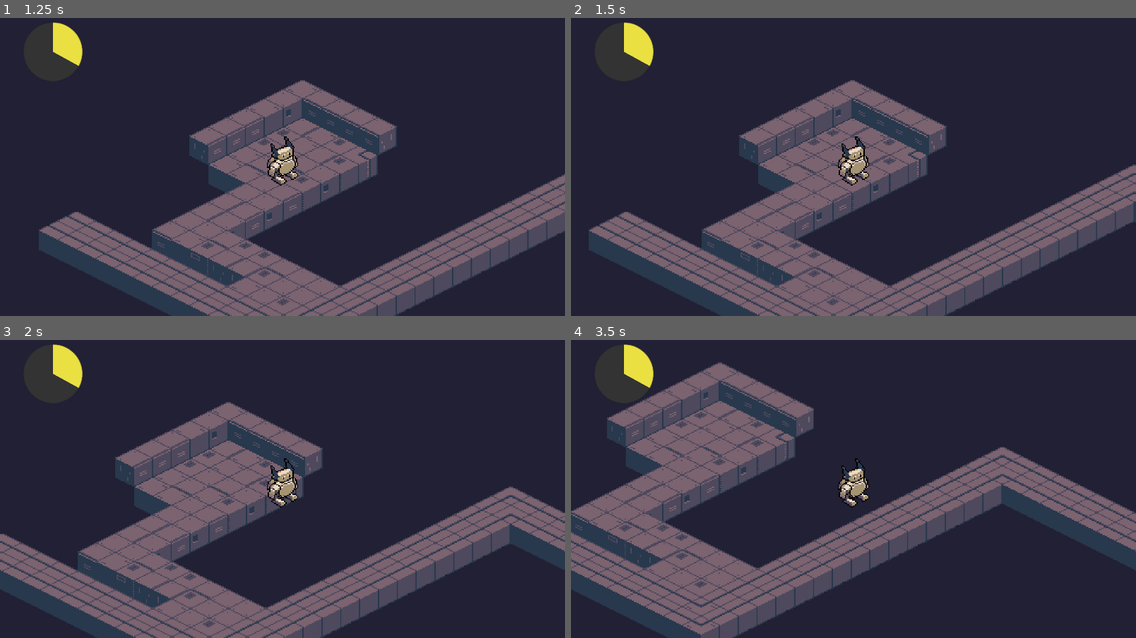
Above: before the commit, frames 1-4 (two rows, left to right).
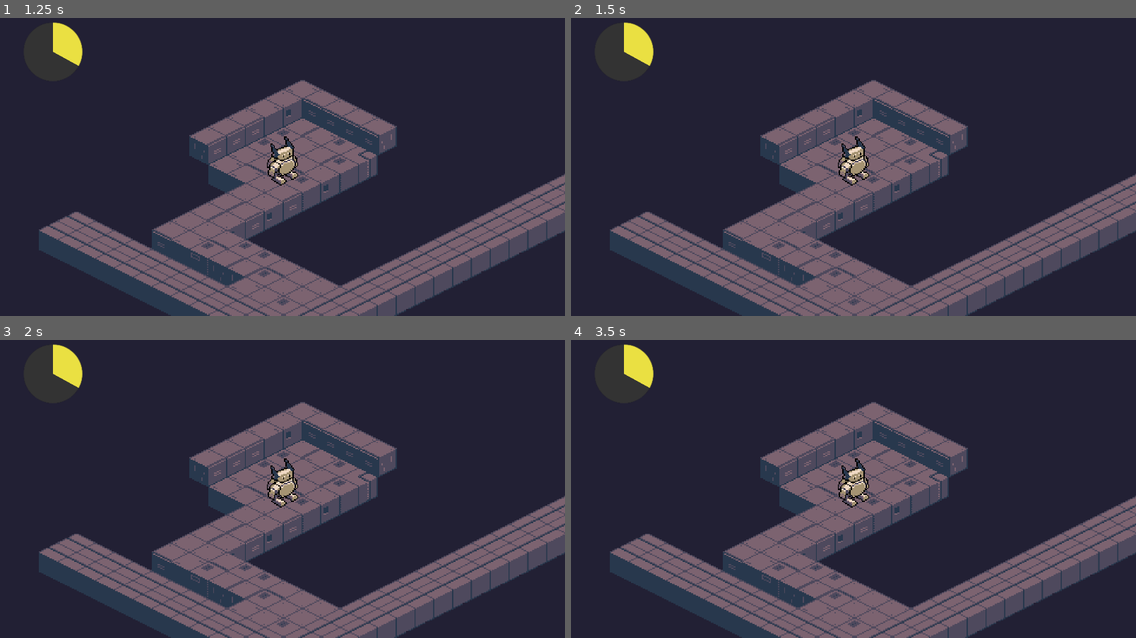
Above: after the commit, the same moments.

Repository: greatbrick0/GMTK-Jam-2026
Game: Godot game, scene res://Scenes/main_menu.tscn
Two runs of this game, one before a commit and one after it. Both use one fixed random seed, a clock stepped at 60 frames per second and the inputs below. Sound files missing from this copy of the repository are replaced by a short silence.
Inputs:
- Up to frame 1 (1.25 s): click "PLAY" at 0.5 s
- Up to frame 2 (1.5 s): tap Enter at 1.25 s; hold D (move_right) from 1.28 s (still down)
- Up to frame 3 (2 s): keep holding D (move_right)
- Up to frame 4 (3.5 s): release D (move_right) at 2.03 s; hold S (move_down) 2.03-2.78 s; hold D (move_right) from 2.78 s (still down)

Frame 1 is identical in both runs. In frame 2, 20% of the frame differs, in the area x 3-100%, y 20-100%; in frame 3, 38%; in frame 4, 51%, in the area x 0-100%, y 7-100%.

Commit message:
Added Hud

Diff:
--- a/gmtk-jam-2026/Scenes/space_world.tscn
+++ b/gmtk-jam-2026/Scenes/space_world.tscn
@@ -13,5 +13,13 @@
 
 [node name="Hud" type="CanvasLayer" parent="." unique_id=379411649]
 
+[node name="ColorRect" type="ColorRect" parent="Hud" unique_id=1972909903]
+anchors_preset = 15
+anchor_right = 1.0
+anchor_bottom = 1.0
+grow_horizontal = 2
+grow_vertical = 2
+color = Color(0, 0, 0, 0)
+
 [node name="CountDown" parent="Hud" unique_id=1305994455 instance=ExtResource("3_rpd1k")]
 position = Vector2(180, 180)
--- a/gmtk-jam-2026/Scripts/player.gd
+++ b/gmtk-jam-2026/Scripts/player.gd
@@ -1,11 +1,12 @@
 extends CharacterBody2D
 
 @export var speed: float = 45
+@export var canMove: bool = false
 var distortion: Vector2 = Vector2(2, 1)
 
 func _physics_process(delta):
 	var direction = Input.get_vector("move_left", "move_right", "move_up", "move_down")
-	if(direction):
+	if(direction and canMove):
 		velocity = direction.normalized() * distortion * speed
 	else:
 		velocity = Vector2.ZERO
